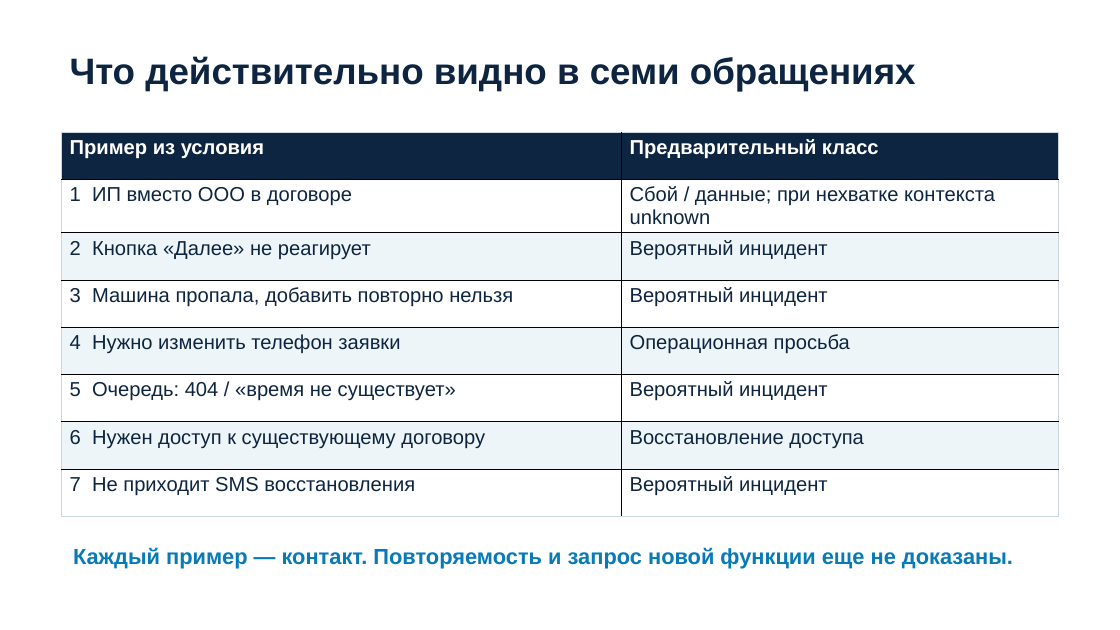
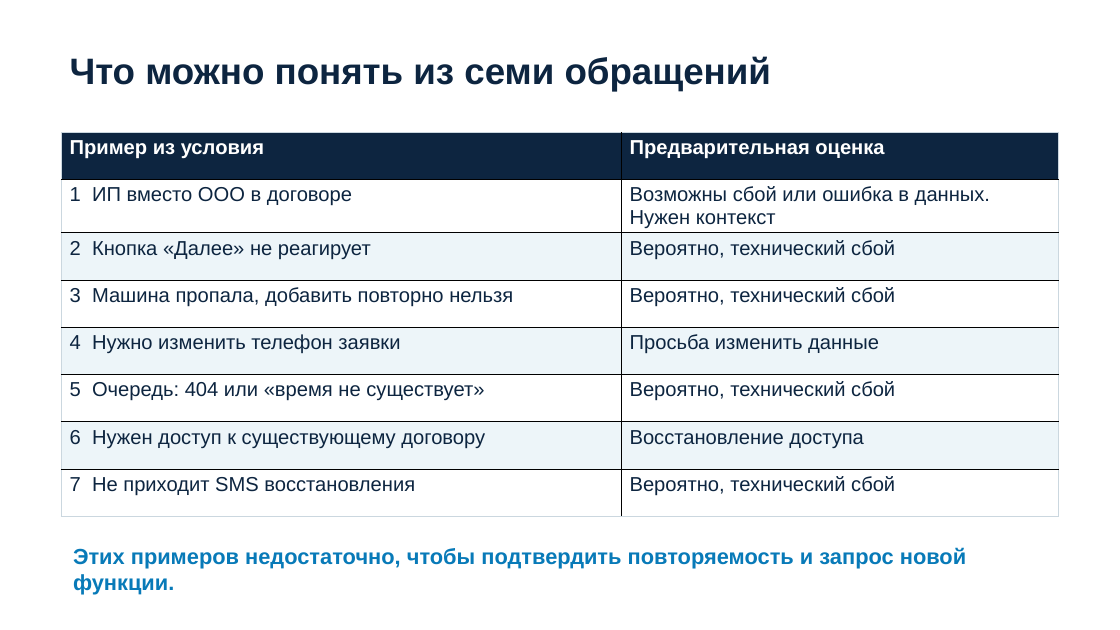
Before and after one commit to egorbaranos-max/intelligence-cup-feedback-agent, a slide deck: slide 2 of submission/presentation.pptx. Drawn at 1120x630 pixels with LibreOffice and Linux fonts; fonts in the diff are those of the drawing. Boxes give left, top, right and bottom in pixels: in the first picture for what was removed or moved away, otherwise in the second. Text is boxed around its words. In the diff, an @@ line names an element or a change of style, - is before the commit and + after.

```diff
--- a/submission/presentation.pptx
+++ b/submission/presentation.pptx
@@ text at bbox=[70, 56, 771, 91]: text changed @@
-Что действительно видно в семи обращениях
+Что можно понять из семи обращений
@@ table at bbox=[61, 132, 1060, 510] @@
-row 1, column 2: Предварительный класс
+row 1, column 2: Предварительная оценка
-row 2, column 2: Сбой / данные; при нехватке контекста unknown
+row 2, column 2: Возможны сбой или ошибка в данных. Нужен контекст
-row 3, column 2: Вероятный инцидент
+row 3, column 2: Вероятно, технический сбой
-row 4, column 2: Вероятный инцидент
+row 4, column 2: Вероятно, технический сбой
-row 5, column 2: Операционная просьба
+row 5, column 2: Просьба изменить данные
-row 6, column 1: 5 Очередь: 404 / «время не существует»
+row 6, column 1: 5 Очередь: 404 или «время не существует»
-row 6, column 2: Вероятный инцидент
+row 6, column 2: Вероятно, технический сбой
-row 8, column 2: Вероятный инцидент
+row 8, column 2: Вероятно, технический сбой
@@ text at bbox=[73, 547, 966, 595]: text changed @@
-Каждый пример — контакт. Повторяемость и запрос новой функции еще не доказаны.
+Этих примеров недостаточно, чтобы подтвердить повторяемость и запрос новой функции.
```
Also in this commit, not shown: 9 other slides changed, 13 other files.
